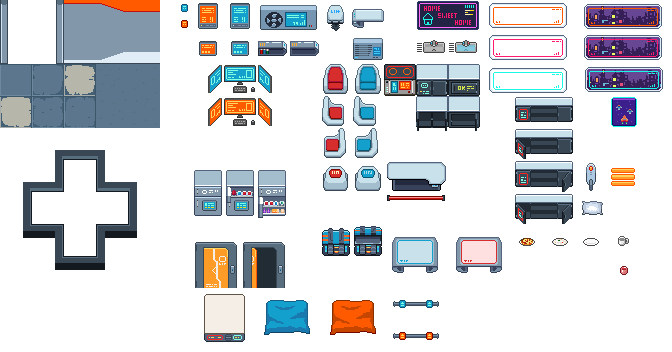
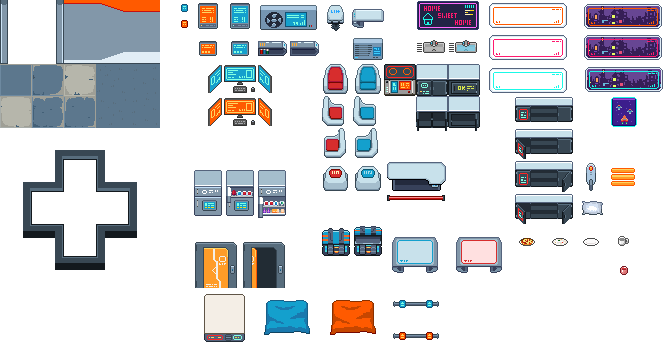
Revision of a layered 672 x 352 image; what changed, layer by layer:
painted on "WA_cyberpunk-interior.png" over [0, 64, 96, 128]
